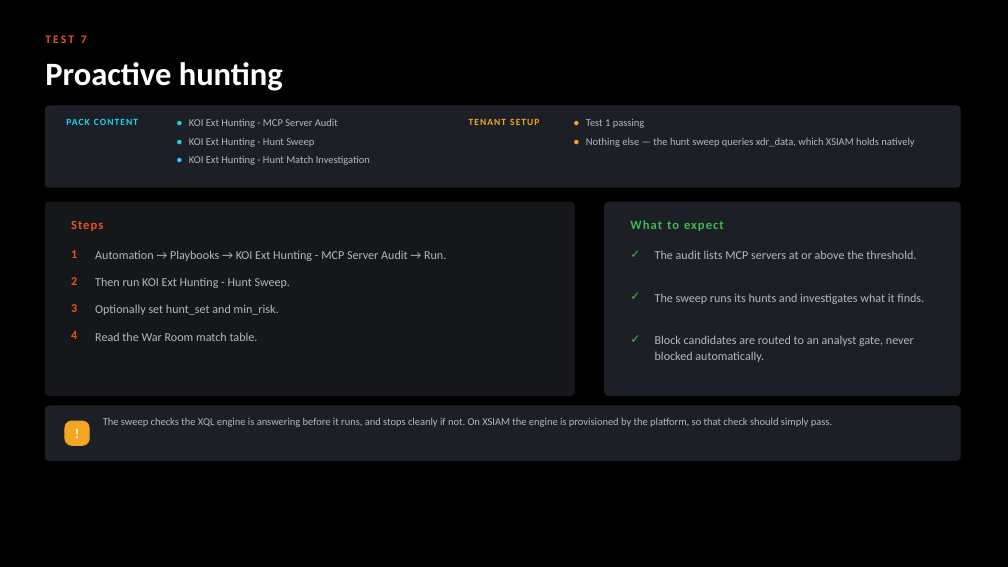
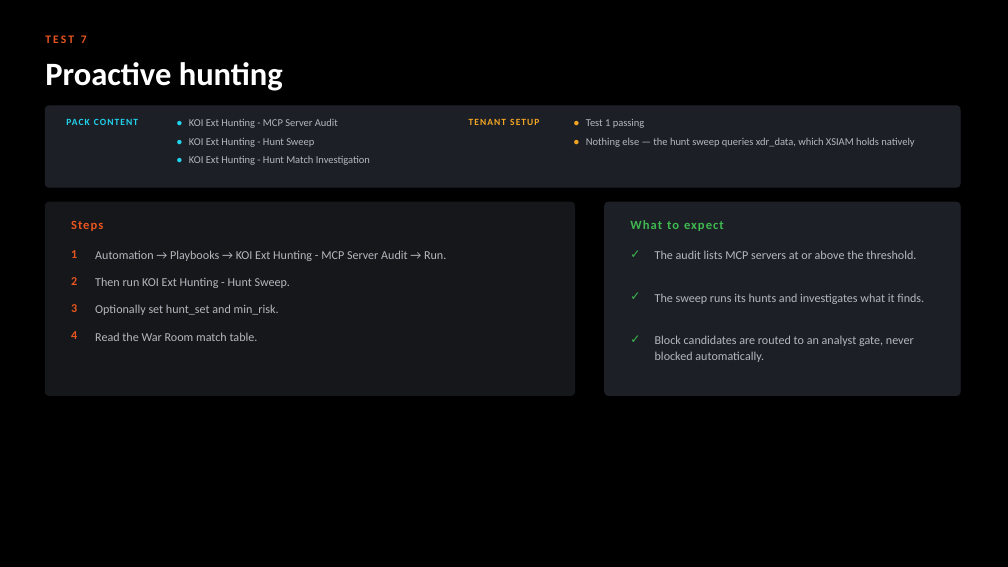
Before and after one commit to ayman-m/koi-xsiam-markeplacepack, a slide deck: slide 11 of docs/KOI_Marketplace_Pack_Test_Guide.pptx. Drawn at 1008x567 pixels with LibreOffice and Linux fonts; fonts in the diff are those of the drawing. Boxes give left, top, right and bottom in pixels: in the first picture for what was removed or moved away, otherwise in the second. Text is boxed around its words. In the diff, an @@ line names an element or a change of style, - is before the commit and + after.

```diff
--- a/docs/KOI_Marketplace_Pack_Test_Guide.pptx
+++ b/docs/KOI_Marketplace_Pack_Test_Guide.pptx
@@ rounded rectangle removed at (x1=45, y1=406, x2=960, y2=461) @@
@@ text removed at (x1=103, y1=418, x2=832, y2=427) @@
-The sweep checks the XQL engine is answering before it runs, and stops cleanly if not. On XSIAM the engine is provisioned by the platform, so that check should simply pass.
@@ rounded rectangle removed at (x1=65, y1=421, x2=89, y2=445) @@
@@ text removed at (x1=65, y1=421, x2=89, y2=445) @@
-!
```
Also in this commit, not shown: 11 other slides changed, 1 slide removed, 2 other files.
